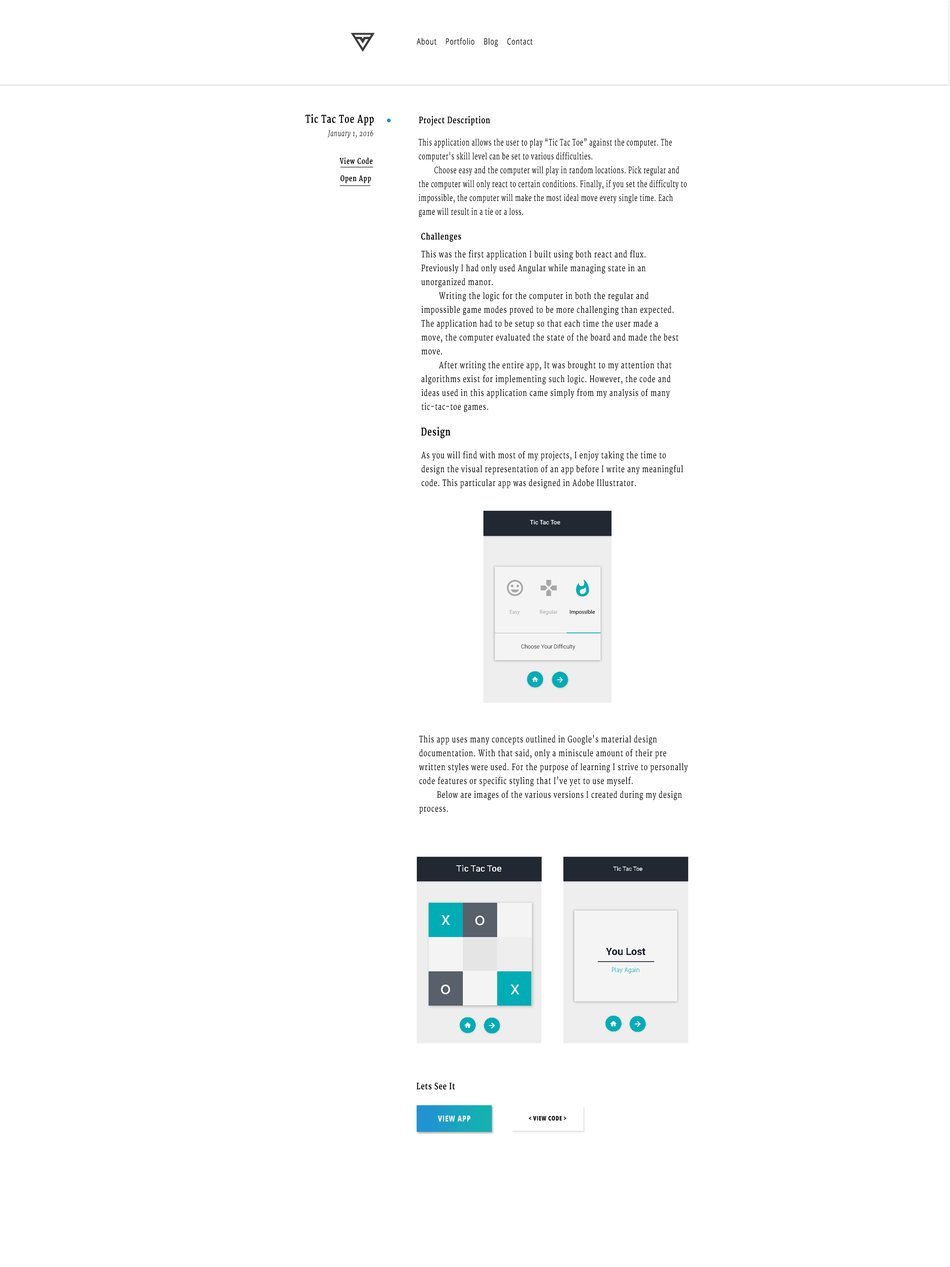
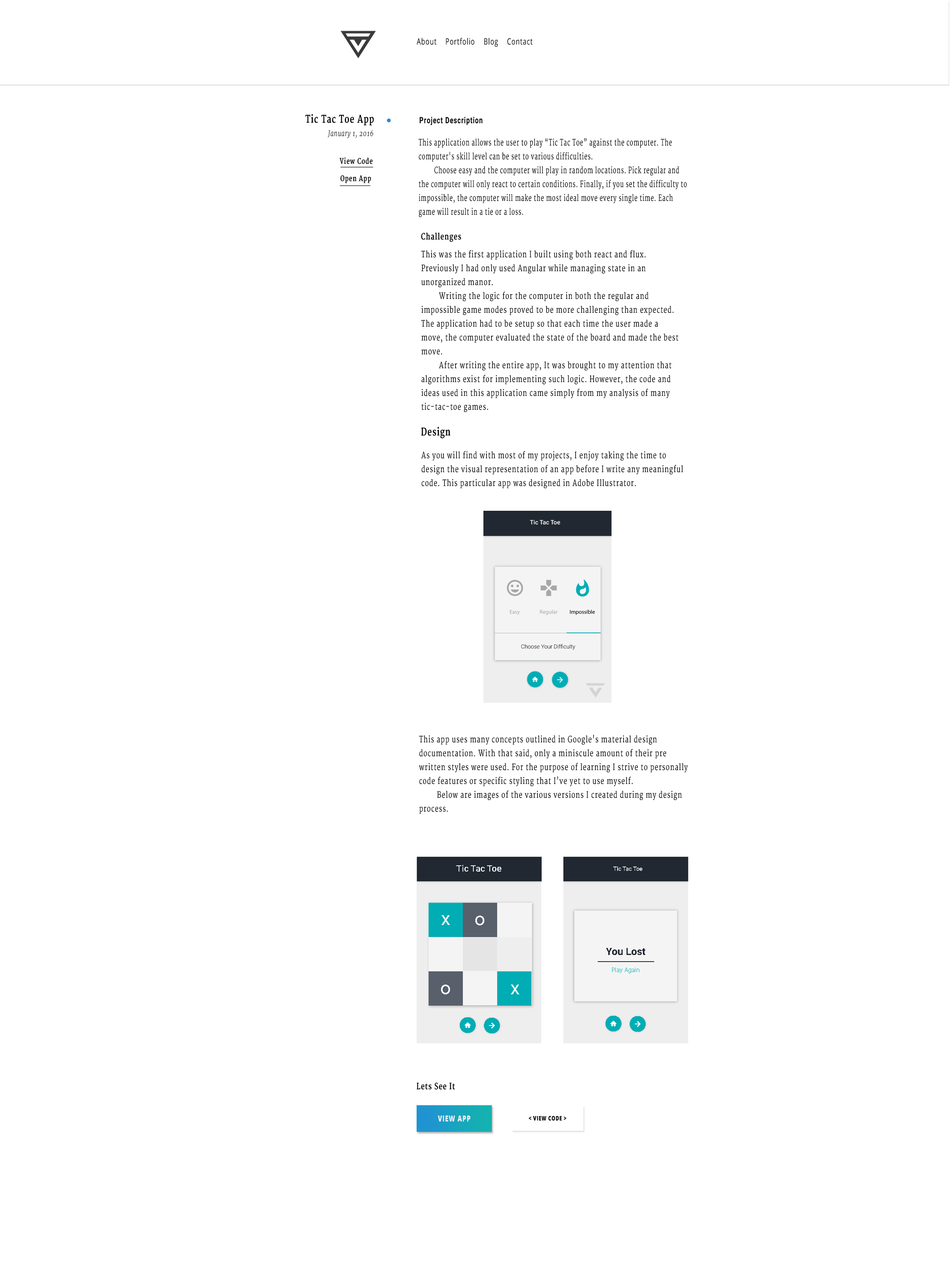
Layers edited between the first and the second 950px x 1267px image:
painted on "Vector Smart Object" (1st of 2, in "Header") over [340, 30, 377, 59]
added layer "Vector Smart Object" (2nd of 2, in "Header") (15%) in group "Header" over [585, 682, 606, 698]
painted on "Project Description" over [419, 115, 490, 126]
